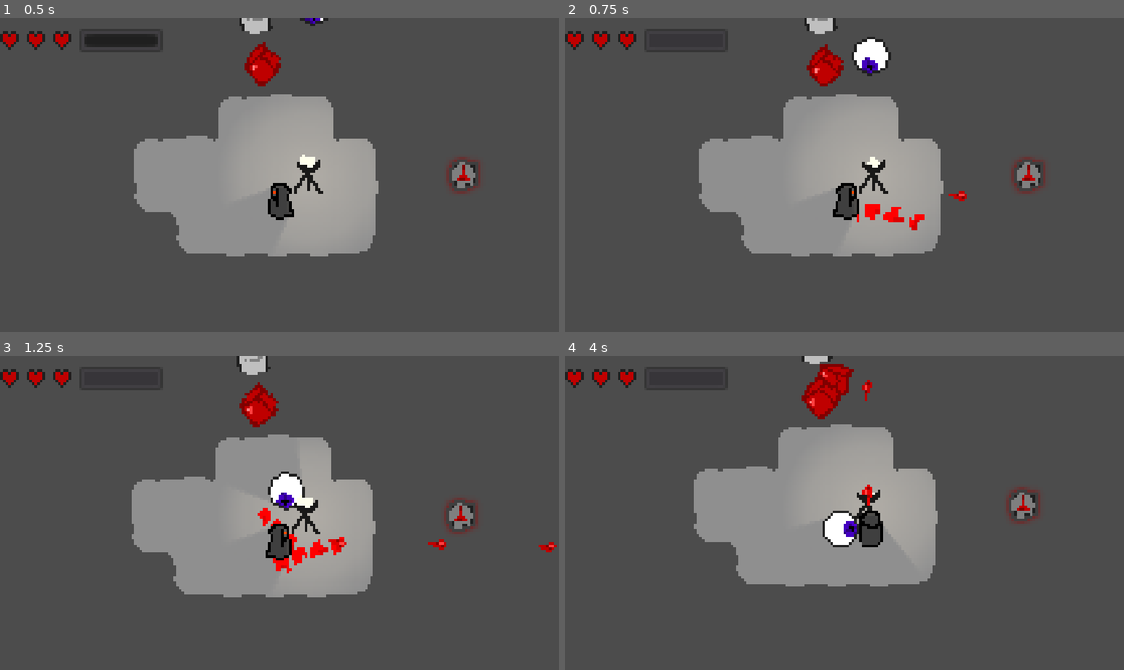
Above: before the commit, frames 1-4 (two rows, left to right).
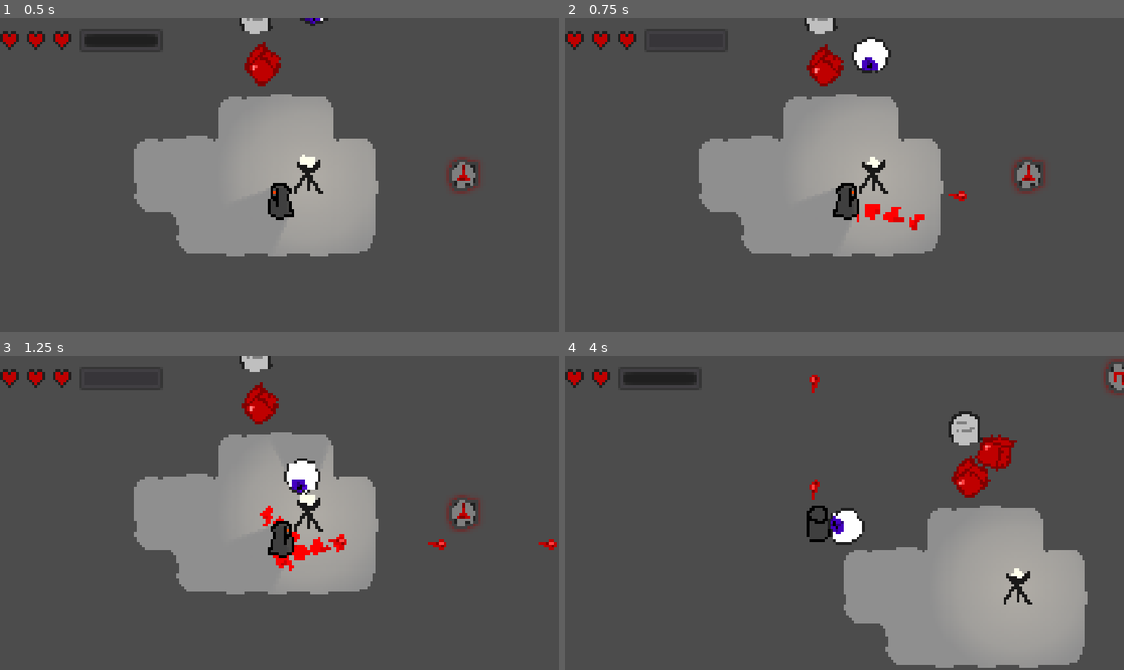
Above: after the commit, the same moments.

Repository: GammaGames/bloodmagic
Game: Godot game, scene res://scenes/Main.tscn
Same seed, same stepped clock (60 frames per second), same inputs: the game is played once before the commit and once after it.
Inputs (mouse positions are in pixels of both pictures, inside the frame that each line leads up to):
- Up to frame 1 (0.5 s): no input
- Up to frame 2 (0.75 s): move the mouse to (967, 159) at 0.52 s; hold Right (ui_right) from 0.53 s (still down); hold Space (key_use) from 0.53 s (still down); click (967, 159) at 0.67 s
- Up to frame 3 (1.25 s): keep holding Right (ui_right); keep holding Space (key_use)
- Up to frame 4 (4 s): move the mouse to (816, 513) at 1.27 s; release Right (ui_right) at 1.28 s; release Space (key_use) at 1.28 s; hold Up (ui_up) from 1.28 s (still down); tap Space (key_use) at 1.35, 2.85 s; move the mouse to (861, 506) at 2.02 s; hold Space (key_use) 2.03-2.78 s; move the mouse to (838, 519) at 2.77 s; move the mouse to (889, 516) at 3.52 s; hold Space (key_use) from 3.53 s (still down)

Frame 1 is identical in both runs. In frame 2, less than 0.1% of the frame differs, in the area x 53-59%, y 10-19%; in frame 3, 3.8%; in frame 4, 34%, in the area x 9-100%, y 0-100%.

Commit message:
add base room scene

Diff:
--- a/assets/scripts/Player.gd
+++ b/assets/scripts/Player.gd
@@ -86,7 +86,7 @@
         $Hitstun.interpolate_property(self, "knock_speed", knock_speed, 200, 0.3, Tween.TRANS_QUART, Tween.EASE_OUT)
         $Hitstun.start()
 
-        $Camera2D.shake(0.3, 15, 5)
+        # $Camera2D.shake(0.3, 15, 5)
         health -= item.damage
         if health < 1.5:
             Time.slow_motion(0.3)
@@ -119,7 +119,7 @@
     $ShootParticles.emitting = true
     $ShootParticles/Timer.start()
 
-    $Camera2D.shake(0.2, frequency, amplitude)
+    # $Camera2D.shake(0.2, frequency, amplitude)
 
 func stop_particles():
     $ShootParticles.emitting = false
--- a/assets/scripts/enemies/Eye.gd
+++ b/assets/scripts/enemies/Eye.gd
@@ -31,7 +31,10 @@
             chunk.global_position = global_position
             $"/root/Game/World".add_child(chunk)
     if health <= 0:
+        $"../Player/Camera2D".shake(0.3, 15, 5)
         die()
+    else:
+        $"../Player/Camera2D".shake(0.2, 24, 1)
 
 func damage(player):
     return damage
--- a/assets/scripts/engine/LevelGeneration.gd
+++ b/assets/scripts/engine/LevelGeneration.gd
@@ -1,7 +1,7 @@
 extends Node
 
-export(int) var width = 4
-export(int) var height = 4
+var width = 4
+var height = 4
 
 func _ready():
 	randomize()
@@ -9,7 +9,7 @@
 
 func generate():
 	var level = fill_level(width, height)
-	while !check_level(level, 0.3):
+	while !check_level(level, 0.4):
 		level = fill_level(width, height)
 
 	print(get_level_string(level))
--- a/scenes/LevelGeneration.tscn
+++ b/scenes/LevelGeneration.tscn
@@ -5,5 +5,3 @@
 [node name="LevelGeneration" type="Node" index="0"]
 
 script = ExtResource( 1 )
-width = 4
-height = 4
--- a/scenes/Main.tscn
+++ b/scenes/Main.tscn
@@ -17,6 +17,7 @@
 [ext_resource path="res://scenes/Player.tscn" type="PackedScene" id=15]
 [ext_resource path="res://assets/scripts/Camera2D.gd" type="Script" id=16]
 [ext_resource path="res://assets/sprites/particles/bokeh.png" type="Texture" id=17]
+[ext_resource path="res://scenes/world/BaseRoom.tscn" type="PackedScene" id=18]
 
 [sub_resource type="Gradient" id=1]
 
@@ -69,7 +70,7 @@
 anim_loop = false
 _sections_unfolded = [ "Color", "Emission Shape", "Hue Variation", "Scale" ]
 
-[node name="Game" type="Node2D" index="0"]
+[node name="Game" type="Node2D"]
 
 script = ExtResource( 1 )
 
@@ -84,7 +85,6 @@
 
 [node name="Underworld" type="Node2D" parent="." index="2"]
 
-editor/display_folded = true
 position = Vector2( 50, 300 )
 _sections_unfolded = [ "Transform" ]
 
@@ -133,7 +133,6 @@
 
 [node name="World" type="YSort" parent="." index="3"]
 
-editor/display_folded = true
 sort_enabled = true
 
 [node name="BaseWeapon" parent="World" index="0" instance=ExtResource( 6 )]
@@ -234,4 +233,8 @@
 v_frames = 1
 _sections_unfolded = [ "Drawing", "Process Material", "Textures", "Time", "Transform" ]
 
+[node name="BaseRoom" parent="World" index="10" instance=ExtResource( 18 )]
+
+position = Vector2( -20, 100 )
+
 [node name="Overworld" type="Node2D" parent="." index="4"]
--- /dev/null
+++ b/scenes/world/BaseRoom.tscn
@@ -0,0 +1,156 @@
+[gd_scene load_steps=9 format=2]
+
+[sub_resource type="ConvexPolygonShape2D" id=2]
+
+custom_solver_bias = 0.0
+points = PoolVector2Array( 0, 0, 10, 10, 10, 44, 0, 44 )
+
+[sub_resource type="ConvexPolygonShape2D" id=1]
+
+custom_solver_bias = 0.0
+points = PoolVector2Array( 0, 0, 86, 0, 86, 10, 10, 10 )
+
+[sub_resource type="ConvexPolygonShape2D" id=3]
+
+custom_solver_bias = 0.0
+points = PoolVector2Array( 106, 0, 192, 0, 182, 10, 106, 10 )
+
+[sub_resource type="ConvexPolygonShape2D" id=4]
+
+custom_solver_bias = 0.0
+points = PoolVector2Array( 192, 0, 192, 44, 182, 44, 182, 10 )
+
+[sub_resource type="ConvexPolygonShape2D" id=5]
+
+custom_solver_bias = 0.0
+points = PoolVector2Array( 192, 64, 192, 108, 182, 98, 182, 64 )
+
+[sub_resource type="ConvexPolygonShape2D" id=6]
+
+custom_solver_bias = 0.0
+points = PoolVector2Array( 192, 108, 106, 108, 106, 98, 182, 98 )
+
+[sub_resource type="ConvexPolygonShape2D" id=7]
+
+custom_solver_bias = 0.0
+points = PoolVector2Array( 10, 98, 86, 98, 86, 108, 0, 108 )
+
+[sub_resource type="ConvexPolygonShape2D" id=8]
+
+custom_solver_bias = 0.0
+points = PoolVector2Array( 0, 64, 10, 64, 10, 98, 0, 108 )
+
+[node name="BaseRoom" type="Node2D"]
+
+[node name="ltl" type="StaticBody2D" parent="." index="0"]
+
+input_pickable = false
+collision_layer = 1
+collision_mask = 1
+constant_linear_velocity = Vector2( 0, 0 )
+constant_angular_velocity = 0.0
+friction = 1.0
+bounce = 0.0
+
+[node name="CollisionShape2D" type="CollisionShape2D" parent="ltl" index="0"]
+
+shape = SubResource( 2 )
+
+[node name="ttl" type="StaticBody2D" parent="." index="1"]
+
+input_pickable = false
+collision_layer = 1
+collision_mask = 1
+constant_linear_velocity = Vector2( 0, 0 )
+constant_angular_velocity = 0.0
+friction = 1.0
+bounce = 0.0
+_sections_unfolded = [ "Collision" ]
+
+[node name="CollisionShape2D" type="CollisionShape2D" parent="ttl" index="0"]
+
+shape = SubResource( 1 )
+
+[node name="ttr" type="StaticBody2D" parent="." index="2"]
+
+input_pickable = false
+collision_layer = 1
+collision_mask = 1
+constant_linear_velocity = Vector2( 0, 0 )
+constant_angular_velocity = 0.0
+friction = 1.0
+bounce = 0.0
+
+[node name="CollisionShape2D" type="CollisionShape2D" parent="ttr" index="0"]
+
+shape = SubResource( 3 )
+
+[node name="rtr" type="StaticBody2D" parent="." index="3"]
+
+input_pickable = false
+collision_layer = 1
+collision_mask = 1
+constant_linear_velocity = Vector2( 0, 0 )
+constant_angular_velocity = 0.0
+friction = 1.0
+bounce = 0.0
+
+[node name="CollisionShape2D" type="CollisionShape2D" parent="rtr" index="0"]
+
+shape = SubResource( 4 )
+
+[node name="rbr" type="StaticBody2D" parent="." index="4"]
+
+input_pickable = false
+collision_layer = 1
+collision_mask = 1
+constant_linear_velocity = Vector2( 0, 0 )
+constant_angular_velocity = 0.0
+friction = 1.0
+bounce = 0.0
+
+[node name="CollisionShape2D" type="CollisionShape2D" parent="rbr" index="0"]
+
+shape = SubResource( 5 )
+
+[node name="brb" type="StaticBody2D" parent="." index="5"]
+
+input_pickable = false
+collision_layer = 1
+collision_mask = 1
+constant_linear_velocity = Vector2( 0, 0 )
+constant_angular_velocity = 0.0
+friction = 1.0
+bounce = 0.0
+
+[node name="CollisionShape2D" type="CollisionShape2D" parent="brb" index="0"]
+
+shape = SubResource( 6 )
+
+[node name="blb" type="StaticBody2D" parent="." index="6"]
+
+input_pickable = false
+collision_layer = 1
+collision_mask = 1
+constant_linear_velocity = Vector2( 0, 0 )
+constant_angular_velocity = 0.0
+friction = 1.0
+bounce = 0.0
+
+[node name="CollisionShape2D" type="CollisionShape2D" parent="blb" index="0"]
+
+shape = SubResource( 7 )
+
+[node name="lbl" type="StaticBody2D" parent="." index="7"]
+
+input_pickable = false
+collision_layer = 1
+collision_mask = 1
+constant_linear_velocity = Vector2( 0, 0 )
+constant_angular_velocity = 0.0
+friction = 1.0
+bounce = 0.0
+
+[node name="CollisionShape2D" type="CollisionShape2D" parent="lbl" index="0"]
+
+shape = SubResource( 8 )
--- a/scenes/world/Grave.tscn
+++ b/scenes/world/Grave.tscn
@@ -14,7 +14,7 @@
 cull_mode = 0
 polygon = PoolVector2Array( 0, -6, 5, -4, 5, 5, -4, 5, -4, -4 )
 
-[node name="Grave" type="StaticBody2D" index="0"]
+[node name="Grave" type="StaticBody2D"]
 
 input_pickable = false
 collision_layer = 1
Not shown: 1 places in scenes/Main.tscn that only renumber resources
